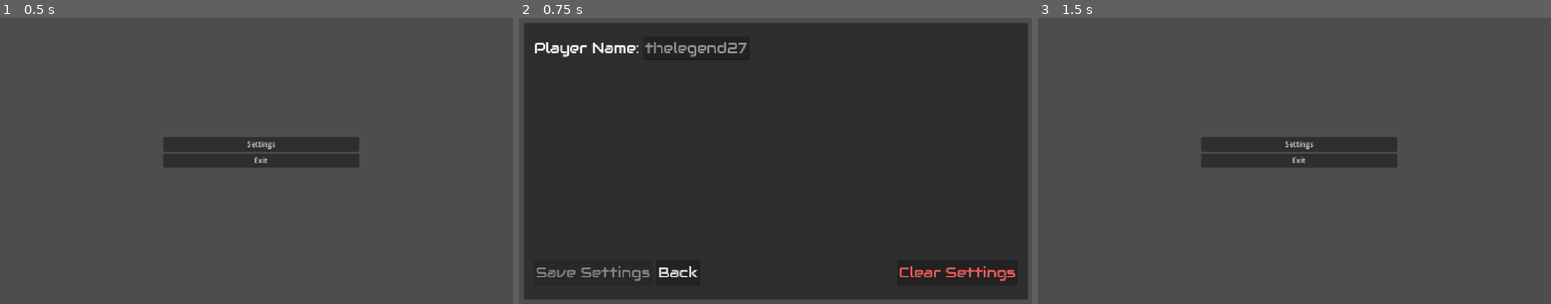
Above: before the commit, frames 1-3 (left to right).
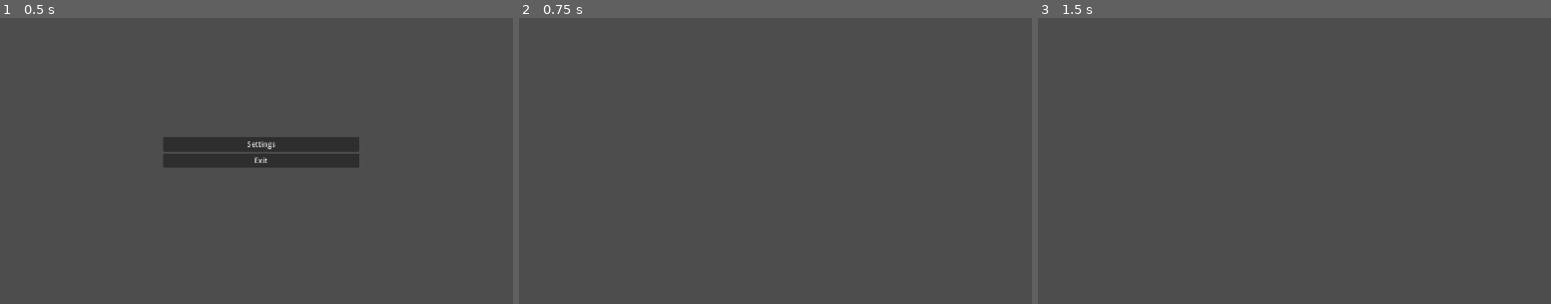
Above: after the commit, the same moments.

Repository: Electron7-7/a-poker-game-made-in-godot
Game: Godot game, scene res://dedicated_main/dedicated_main.tscn
Two runs of this game, one before a commit and one after it. Both use one fixed random seed, a clock stepped at 60 frames per second and the inputs below.
Inputs (mouse positions are in pixels of both pictures, inside the frame that each line leads up to):
- Up to frame 1 (0.5 s): no input
- Up to frame 2 (0.75 s): click "Settings" at 0.5 s
- Up to frame 3 (1.5 s): click (1197, 272) at 1.25 s, where only the run before the commit has a clickable "Back"

Frame 1 is identical in both runs. In frame 2, 94% of the frame differs, in the area x 1-100%, y 1-99%; in frame 3, 3.7%.

Commit message:
refactor(moved the settings menu into 'global_MenuManager'): Since the settings menu is pretty global and will interact with saving and loading a lot, it'd make life easier if it were a child of 'global_MenuManager' instead of the main menu.

Diff:
--- a/managers/menu_manager.gd
+++ b/managers/menu_manager.gd
@@ -1,6 +1,7 @@
 class_name MenuManager extends Control
 
 static var _main_menu : Control = preload("res://menus/main_menu.tscn").instantiate()
+static var settings_menu : Control = preload("res://menus/settings_menu.tscn").instantiate()
 
 func _init() -> void:
     _main_menu.visible = false
--- a/menus/main_menu.gd
+++ b/menus/main_menu.gd
@@ -3,17 +3,15 @@
 @onready var _settings_button : Button = $"%Settings"
 @onready var _exit_button     : Button = $"%Exit"
 #-------------------------------------------------------------------------------
-@onready var _settings_menu   : Control = $"%SettingsMenu"
 @onready var _main_menu       : Control = $"%MainMenu"
 
 func _ready() -> void:
     _exit_button.pressed.connect(try_exit)
     _settings_button.pressed.connect(toggle_settings.bind(true))
-    _settings_menu.close.connect(toggle_settings.bind(false))
+    global_MenuManager.settings_menu.close.connect(toggle_settings.bind(false))
 
 func try_exit() -> void:
     get_tree().quit()
 
 func toggle_settings(toggle_on : bool) -> void:
     _main_menu.visible     = !toggle_on
-    _settings_menu.visible = toggle_on
